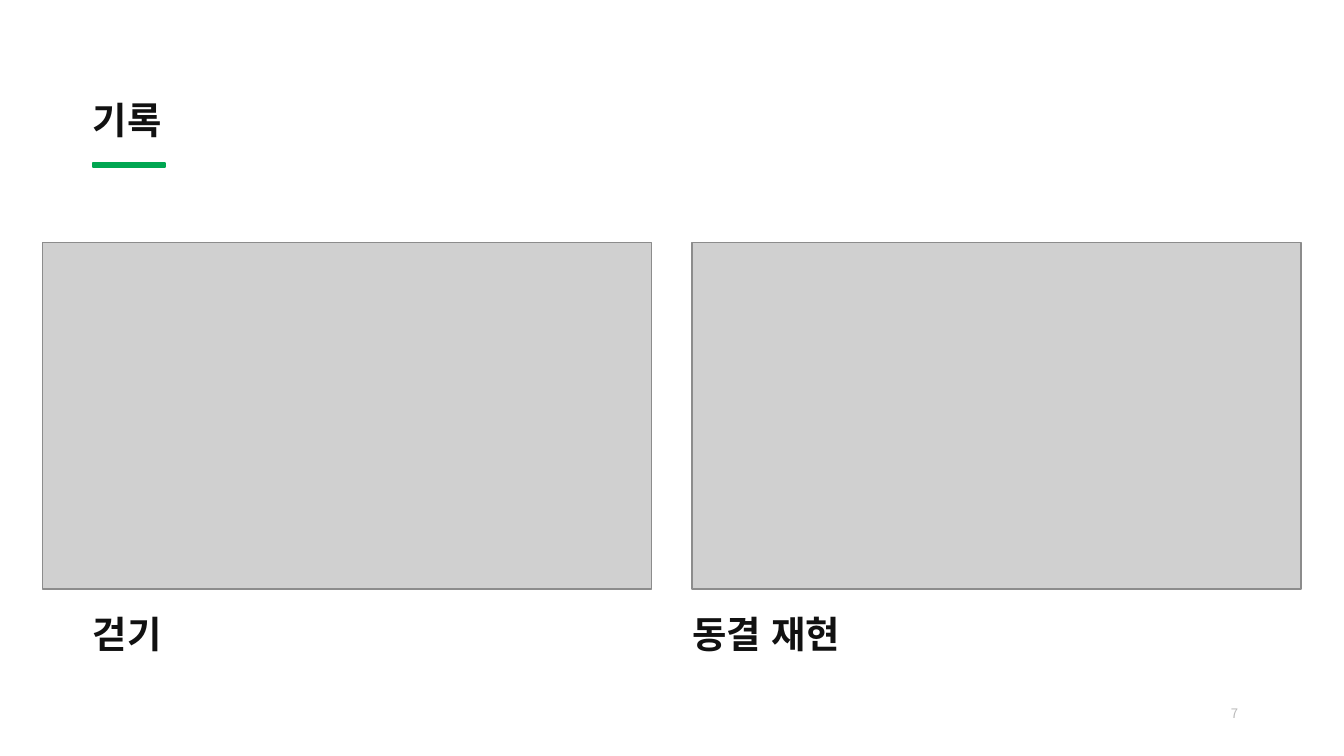
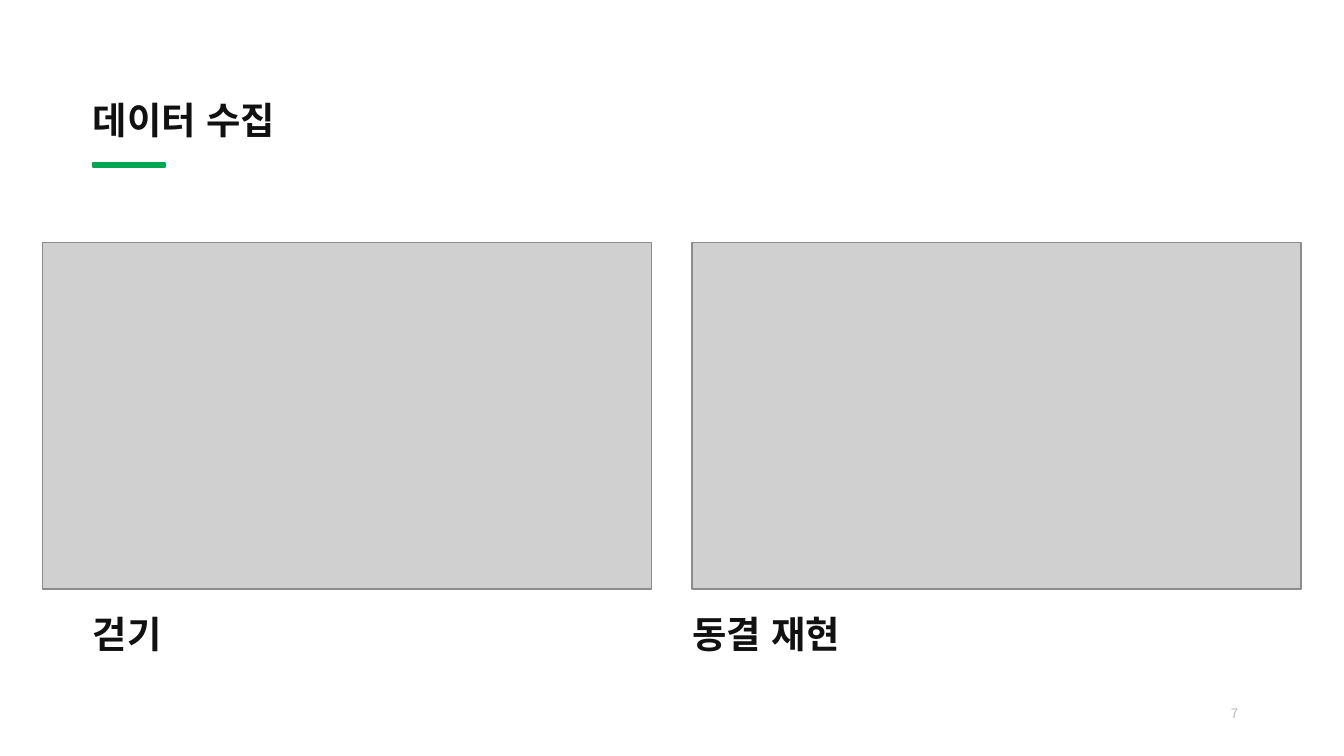
Before and after one commit to bell-ha/fog-cue, a slide deck: slide 7 of 2_중간발표/32203482이종하_개인맞춤형디바이스개발_중간발표.pptx. Drawn at 1344x756 pixels with LibreOffice and Linux fonts; fonts in the diff are those of the drawing; grey boxes stand for pictures. Boxes give left, top, right and bottom in pixels: in the first picture for what was removed or moved away, otherwise in the second. Text is boxed around its words. In the diff, an @@ line names an element or a change of style, - is before the commit and + after.

```diff
--- a/2_중간발표/32203482이종하_개인맞춤형디바이스개발_중간발표.pptx
+++ b/2_중간발표/32203482이종하_개인맞춤형디바이스개발_중간발표.pptx
@@ title at (x1=93, y1=102, x2=275, y2=138): text changed @@
-기록
+데이터 수집
```
Also in this commit, not shown: 10 other slides changed, 3 other files.
